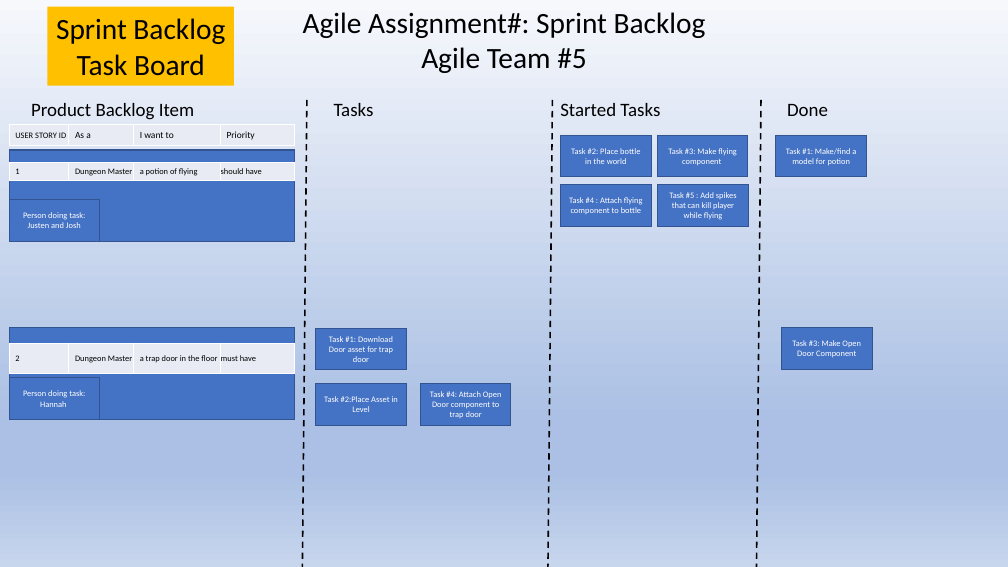
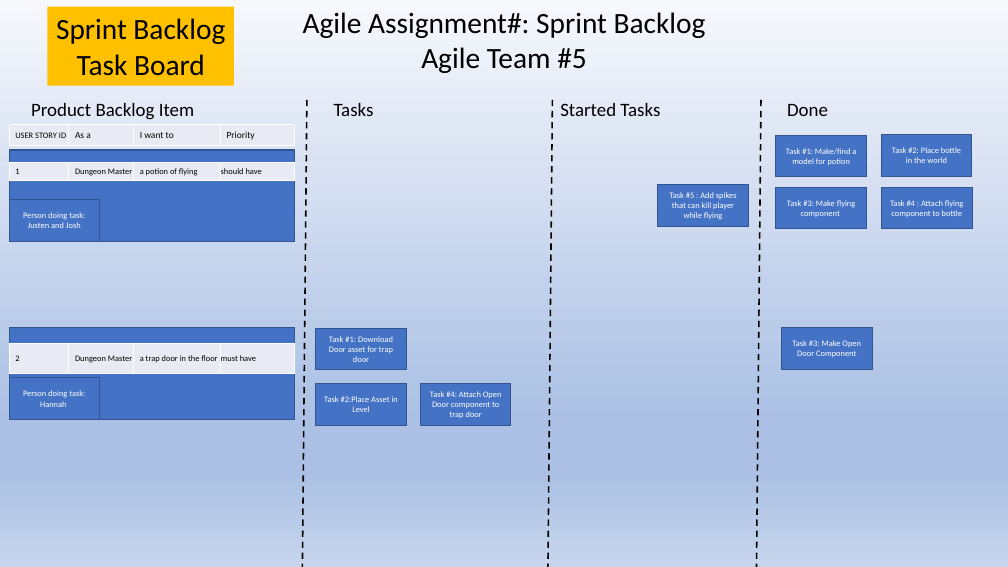
Before and after one commit to CS1CAgile5/Agile-2_Project, a slide deck: slide 1 of sprint_task_board.pptx. Drawn at 1008x567 pixels with LibreOffice and Linux fonts; fonts in the diff are those of the drawing. Boxes give left, top, right and bottom in pixels: in the first picture for what was removed or moved away, otherwise in the second. Text is boxed around its words. In the diff, an @@ line names an element or a change of style, - is before the commit and + after.

Commit message:
updated task board

```diff
--- a/sprint_task_board.pptx
+++ b/sprint_task_board.pptx
@@ rectangle "Task #2: Place bottle in ...": place and size @@
-rectangle "Task #2: Place bottle in ..." at [561, 135, 652, 177]
+rectangle "Task #2: Place bottle in ..." at [882, 135, 972, 176]
@@ rectangle "Task #3: Make flying component": place and size @@
-rectangle "Task #3: Make flying component" at [658, 135, 749, 177]
+rectangle "Task #3: Make flying component" at [776, 188, 867, 229]
@@ rectangle "Task #4 : Attach flying ...": place and size @@
-rectangle "Task #4 : Attach flying ..." at [561, 185, 652, 227]
+rectangle "Task #4 : Attach flying ..." at [882, 188, 972, 229]
```
